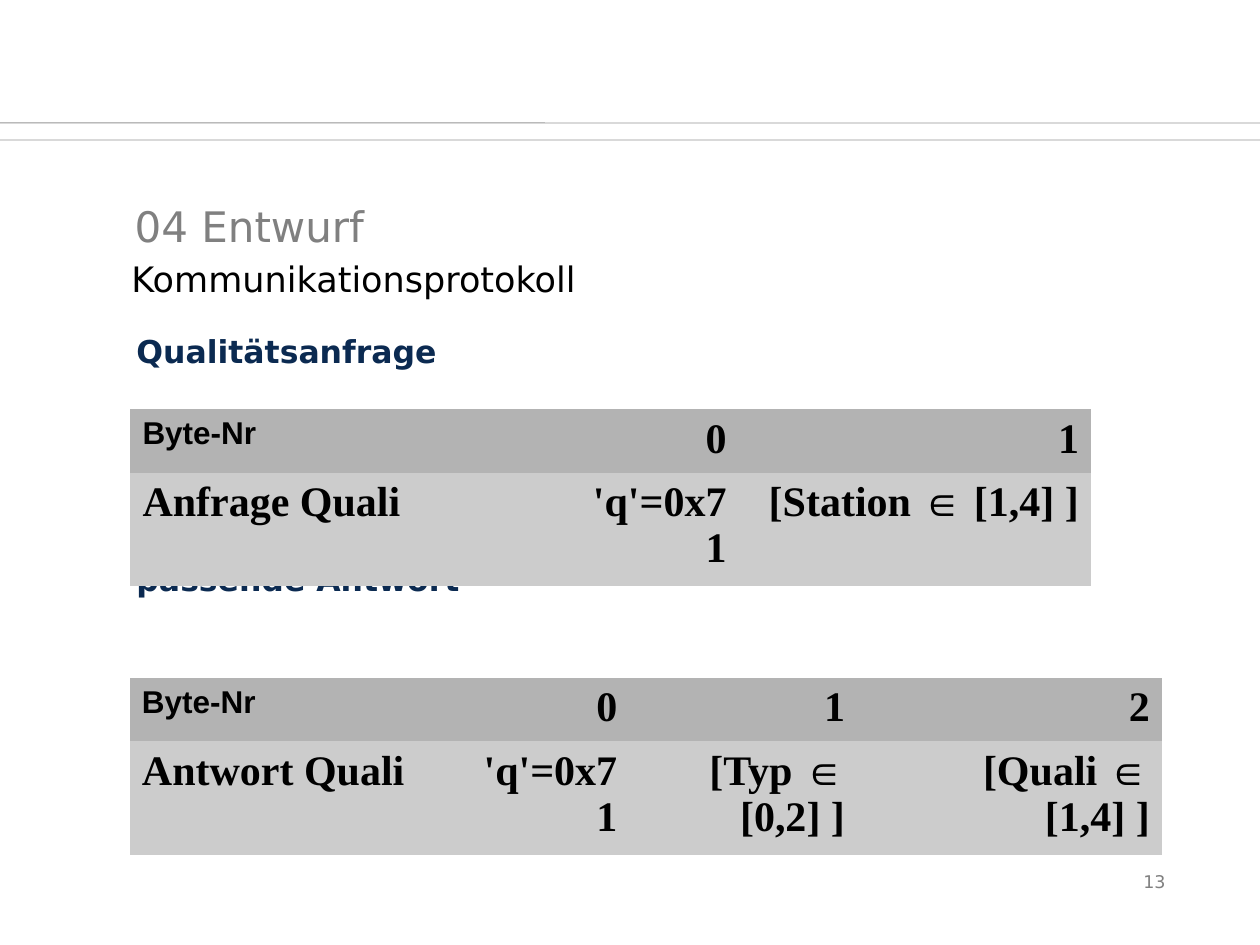
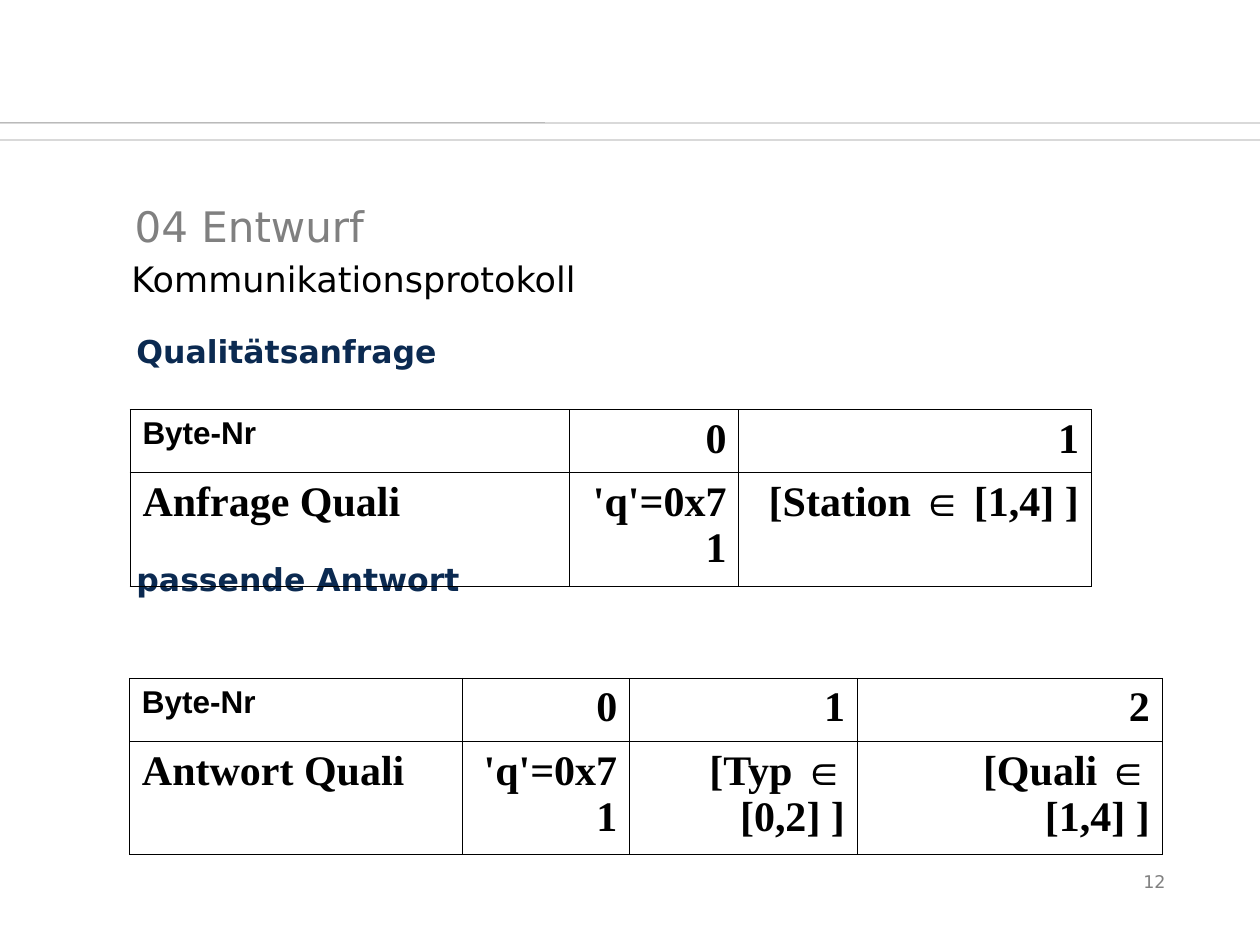
Before and after one commit to SaSteDD/ees_StegStef, a slide deck: slide 12 of präsi/btwf.odp (slide 13 before the commit). Drawn at 1260x945 pixels with LibreOffice and Linux fonts; fonts in the diff are those of the drawing; background and template pictures are left out. Boxes give left, top, right and bottom in pixels: in the first picture for what was removed or moved away, otherwise in the second. Text is boxed around its words. In the diff, an @@ line names an element or a change of style, - is before the commit and + after.

```diff
--- a/präsi/btwf.odp
+++ b/präsi/btwf.odp
@@ table at <box>130,410,1091,566</box> @@
@@ fill #B3B3B3 to none in row 1 @@
@@ fill #CCCCCC to none in row 2 @@
@@ borders changed @@
@@ table at <box>130,678,1163,842</box> @@
@@ fill #B3B3B3 to none in row 1 @@
@@ fill #CCCCCC to none in row 2 @@
@@ borders changed @@
@@ page number at <box>1143,875,1165,888</box>: text changed @@
-13
+12
```
Also in this commit, not shown: 3 other slides changed, 3 slides added, 3 slides removed, 6 other files.
